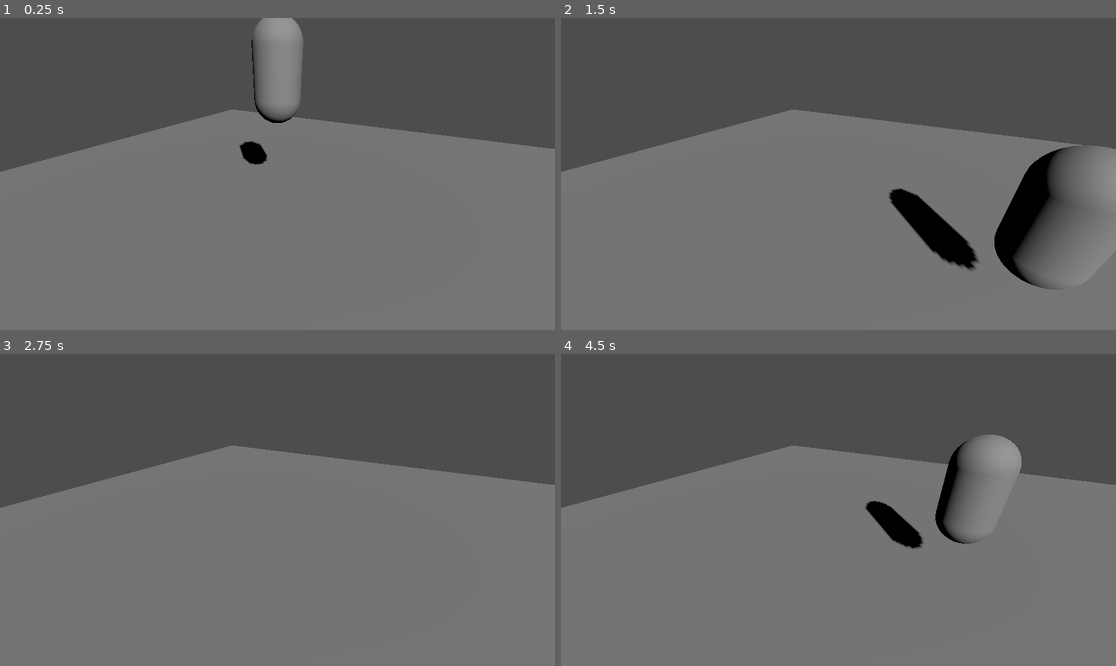
Above: before the commit, frames 1-4 (two rows, left to right).
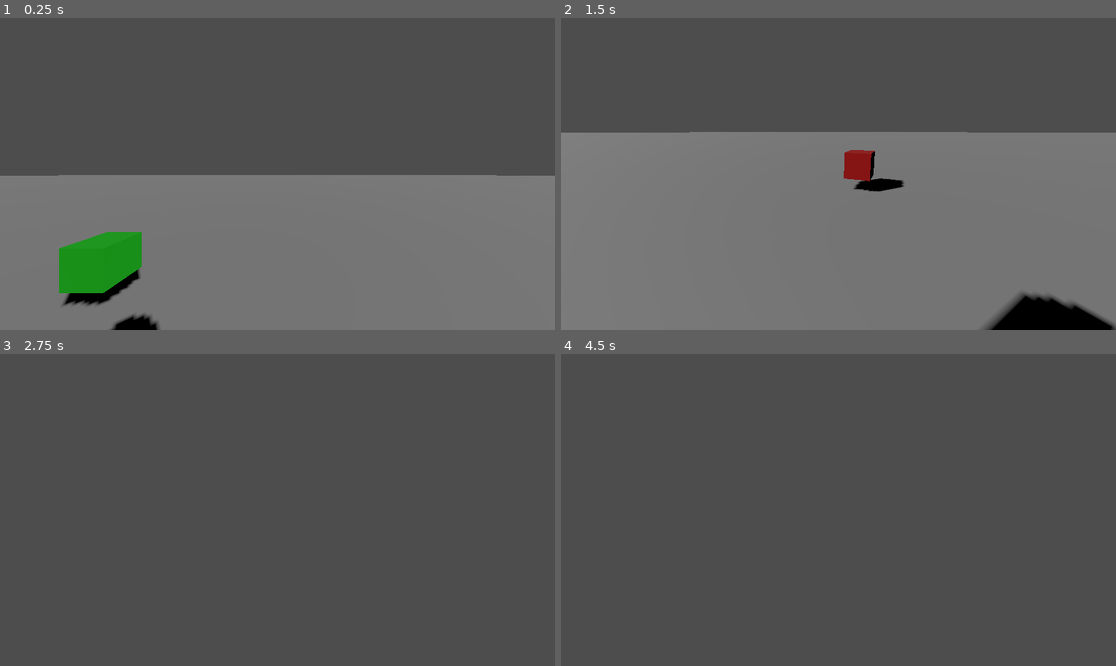
Above: after the commit, the same moments.

Repository: AlexandrBratslavskyy/Looter_Shooter
Game: Godot game, scene res://World/main.tscn
Same seed, same stepped clock (60 frames per second), same inputs: the game is played once before the commit and once after it. Before the commit the project starts from res://main.tscn.
Inputs (mouse positions are in pixels of both pictures, inside the frame that each line leads up to):
- Up to frame 1 (0.25 s): no input
- Up to frame 2 (1.5 s): tap Enter (ui_accept) at 0.5, 0.8, 1.35 s; move the mouse to (960, 158) at 0.52 s; hold D (moveRight) 0.53-1.28 s; right-click (960, 158) at 0.6 s; tap Space (Jump, bound only before the commit) at 0.77, 1.07 s; move the mouse to (727, 189) at 1.27 s; hold S (moveDown) from 1.28 s (still down)
- Up to frame 3 (2.75 s): tap Space (Jump, bound only before the commit) at 1.52, 1.82, 2.3 s; click (166, 525) at 1.55 s; move the mouse to (333, 441) at 2.02 s; release S (moveDown) at 2.03 s; hold D (moveRight) from 2.03 s (still down); click (333, 441) at 2.1 s
- Up to frame 4 (4.5 s): move the mouse to (810, 572) at 2.77 s; release D (moveRight) at 2.78 s; hold W (moveUp) 2.78-3.53 s; tap Space (Jump, bound only before the commit) at 2.85, 3.02, 3.32, 3.77, 4.07 s; right-click (810, 572) at 3.05 s; move the mouse to (1005, 556) at 3.52 s; hold A (moveLeft) from 3.53 s (still down); right-click (1005, 556) at 3.6 s; tap Enter (ui_accept) at 3.8, 4.35 s; tap Escape (escape, bound only after the commit) at 4.15 s; move the mouse to (672, 463) at 4.27 s

The runs differ from the first frame. In frame 1, 19% of the frame differs, in the area x 0-100%, y 0-100%; in frame 2, 12%; in frame 3, 63%; in frame 4, 63%, in the area x 0-100%, y 25-100%.

Commit message:
take damage bare bones

Diff:
--- /dev/null
+++ b/Enemy/Enemy.gd
@@ -0,0 +1,45 @@
+extends CharacterBody3D
+
+@export var health: Health
+
+const SPEED = 5.0
+const JUMP_VELOCITY = 4.5
+
+# Get the gravity from the project settings to be synced with RigidBody nodes.
+var gravity = ProjectSettings.get_setting("physics/3d/default_gravity")
+
+func _ready() -> void:
+	health.current_health.connect(change_health)
+	health.no_cur_health.connect(no_health)
+
+#func _physics_process(delta):
+#	# Add the gravity.
+#	if not is_on_floor():
+#		velocity.y -= gravity * delta
+#
+#	# Handle Jump.
+#	if Input.is_action_just_pressed("ui_accept") and is_on_floor():
+#		velocity.y = JUMP_VELOCITY
+#
+#	# Get the input direction and handle the movement/deceleration.
+#	# As good practice, you should replace UI actions with custom gameplay actions.
+#	var input_dir = Input.get_vector("ui_left", "ui_right", "ui_up", "ui_down")
+#	var direction = (transform.basis * Vector3(input_dir.x, 0, input_dir.y)).normalized()
+#	if direction:
+#		velocity.x = direction.x * SPEED
+#		velocity.z = direction.z * SPEED
+#	else:
+#		velocity.x = move_toward(velocity.x, 0, SPEED)
+#		velocity.z = move_toward(velocity.z, 0, SPEED)
+
+#	move_and_slide()
+
+func take_damage() -> void:
+	print("enemy")
+	health.decrease_health()
+
+func change_health(value: int) -> void:
+	print(value)
+
+func no_health() -> void:
+	print("dead")
--- /dev/null
+++ b/Enemy/Enemy.tscn
@@ -0,0 +1,18 @@
+[gd_scene load_steps=5 format=3 uid="uid://q2f1bk7sjli4"]
+
+[ext_resource type="Script" path="res://Enemy/Enemy.gd" id="1_fc5m1"]
+[ext_resource type="Resource" uid="uid://celhuhrbhc3hk" path="res://Enemy/EnemyHealth.tres" id="2_do5bk"]
+
+[sub_resource type="CapsuleMesh" id="CapsuleMesh_nmuqd"]
+
+[sub_resource type="CapsuleShape3D" id="CapsuleShape3D_alcry"]
+
+[node name="Enemy" type="CharacterBody3D"]
+script = ExtResource("1_fc5m1")
+health = ExtResource("2_do5bk")
+
+[node name="MeshInstance3D" type="MeshInstance3D" parent="."]
+mesh = SubResource("CapsuleMesh_nmuqd")
+
+[node name="CollisionShape3D" type="CollisionShape3D" parent="."]
+shape = SubResource("CapsuleShape3D_alcry")
--- /dev/null
+++ b/Enemy/EnemyHealth.tres
@@ -0,0 +1,7 @@
+[gd_resource type="Resource" script_class="Health" load_steps=2 format=3 uid="uid://celhuhrbhc3hk"]
+
+[ext_resource type="Script" path="res://Stats/Health.gd" id="1_lpv0k"]
+
+[resource]
+script = ExtResource("1_lpv0k")
+max_health = 5
--- /dev/null
+++ b/Environment/Box.gd
@@ -0,0 +1,23 @@
+@tool
+extends StaticBody3D
+
+@onready var shader: ShaderMaterial = $MeshInstance3D.get_active_material(0)
+@export_color_no_alpha var color: Color:
+	set(value):
+		color = value
+		if Engine.is_editor_hint():
+			_update_mesh()
+
+# Called when the node enters the scene tree for the first time.
+func _ready() -> void:
+	_update_mesh()
+
+# Called every frame. 'delta' is the elapsed time since the previous frame.
+func _process(delta) -> void:
+	pass
+
+func _update_mesh() -> void:
+	shader.set_shader_parameter("color", color)
+
+func take_damage() -> void:
+	print("box " + color.to_html())
--- /dev/null
+++ b/Environment/Box.gdshader
@@ -0,0 +1,7 @@
+shader_type spatial;
+
+uniform vec3 color: source_color;
+
+void fragment() {
+	ALBEDO = color;
+}
--- /dev/null
+++ b/Environment/Box.tscn
@@ -0,0 +1,26 @@
+[gd_scene load_steps=6 format=3 uid="uid://rakycqc547mp"]
+
+[ext_resource type="Script" path="res://Environment/Box.gd" id="1_61b71"]
+[ext_resource type="Shader" path="res://Environment/Box.gdshader" id="1_sqj0o"]
+
+[sub_resource type="BoxShape3D" id="BoxShape3D_mgs5i"]
+
+[sub_resource type="ShaderMaterial" id="ShaderMaterial_73nhv"]
+resource_local_to_scene = true
+render_priority = 0
+shader = ExtResource("1_sqj0o")
+shader_parameter/color = Color(0, 0, 0, 1)
+
+[sub_resource type="BoxMesh" id="BoxMesh_55fw2"]
+resource_local_to_scene = true
+material = SubResource("ShaderMaterial_73nhv")
+
+[node name="Box" type="StaticBody3D"]
+script = ExtResource("1_61b71")
+
+[node name="CollisionShape3D" type="CollisionShape3D" parent="."]
+shape = SubResource("BoxShape3D_mgs5i")
+
+[node name="MeshInstance3D" type="MeshInstance3D" parent="."]
+mesh = SubResource("BoxMesh_55fw2")
+skeleton = NodePath("")
--- a/ground.tscn
+++ b/Environment/Ground.tscn
@@ -3,9 +3,9 @@
 [sub_resource type="WorldBoundaryShape3D" id="WorldBoundaryShape3D_y5sdi"]
 
 [sub_resource type="PlaneMesh" id="PlaneMesh_pkp0k"]
+size = Vector2(1000, 1000)
 
 [node name="Ground" type="StaticBody3D"]
-transform = Transform3D(1, 0, 0, 0, 1, 0, 0, 0, 1, 0, -1, 0)
 metadata/_edit_lock_ = true
 
 [node name="GroundCollision" type="CollisionShape3D" parent="."]
--- /dev/null
+++ b/Player/PlayerCharacter.tscn
@@ -0,0 +1,28 @@
+[gd_scene load_steps=5 format=3 uid="uid://b6lp1n5k0j1pq"]
+
+[ext_resource type="Script" path="res://Player/PlayerMovement.gd" id="1_am1nk"]
+[ext_resource type="Resource" uid="uid://c2wk57ibfljg8" path="res://Player/PlayerHealth.tres" id="2_hjpwy"]
+
+[sub_resource type="CapsuleShape3D" id="CapsuleShape3D_hu3e2"]
+
+[sub_resource type="CapsuleMesh" id="CapsuleMesh_majw2"]
+
+[node name="Player" type="CharacterBody3D"]
+script = ExtResource("1_am1nk")
+health = ExtResource("2_hjpwy")
+
+[node name="Shape" type="CollisionShape3D" parent="."]
+shape = SubResource("CapsuleShape3D_hu3e2")
+
+[node name="Mesh" type="MeshInstance3D" parent="."]
+mesh = SubResource("CapsuleMesh_majw2")
+
+[node name="Head" type="Node3D" parent="."]
+transform = Transform3D(1, 0, 0, 0, 1, 0, 0, 0, 1, 0, 0.5, 0)
+
+[node name="Camera" type="Camera3D" parent="Head"]
+cull_mask = 1
+fov = 90.0
+
+[node name="RayCast3D" type="RayCast3D" parent="Head/Camera"]
+target_position = Vector3(0, 0, -60)
--- /dev/null
+++ b/Player/PlayerHealth.tres
@@ -0,0 +1,7 @@
+[gd_resource type="Resource" script_class="Health" load_steps=2 format=3 uid="uid://c2wk57ibfljg8"]
+
+[ext_resource type="Script" path="res://Stats/Health.gd" id="1_iplkr"]
+
+[resource]
+script = ExtResource("1_iplkr")
+max_health = 11
--- /dev/null
+++ b/Player/PlayerMovement.gd
@@ -0,0 +1,70 @@
+extends CharacterBody3D
+
+@onready var cam: Camera3D = $Head/Camera
+@onready var gunRay: RayCast3D = $Head/Camera/RayCast3D
+
+@export var health: Health
+
+var mouseSensibility = 120
+var mouse_relative_x = 0
+var mouse_relative_y = 0
+const SPEED = 5.0
+const JUMP_VELOCITY = 4.5
+
+# Get the gravity from the project settings to be synced with RigidBody nodes.
+var gravity = ProjectSettings.get_setting("physics/3d/default_gravity")
+
+# Called when the node enters the scene tree for the first time.
+func _ready() -> void:
+	# Captures mouse
+	Input.mouse_mode = Input.MOUSE_MODE_CAPTURED
+	gunRay.add_exception(self)
+	print(health.cur_health)
+
+# Called every frame. 'delta' is the elapsed time since the previous frame.
+func _process(delta) -> void:
+	# Release mouse to escape
+	if Input.is_action_just_pressed("escape"):
+		Input.mouse_mode = Input.MOUSE_MODE_VISIBLE
+
+
+func _physics_process(delta) -> void:
+	# Add the gravity.
+	if not is_on_floor():
+		velocity.y -= gravity * delta
+
+	# Handle Jump.
+	if Input.is_action_just_pressed("jump") and is_on_floor():
+		velocity.y = JUMP_VELOCITY
+
+	# Handle Shooting
+	if Input.is_action_just_pressed("shoot"):
+		shoot()
+
+	# Get the input direction and handle the movement/deceleration.
+	var input_dir = Input.get_vector("moveLeft", "moveRight", "moveUp", "moveDown")
+	var direction = (transform.basis * Vector3(input_dir.x, 0, input_dir.y)).normalized()
+	if direction:
+		velocity.x = direction.x * SPEED
+		velocity.z = direction.z * SPEED
+	else:
+		velocity.x = move_toward(velocity.x, 0, SPEED)
+		velocity.z = move_toward(velocity.z, 0, SPEED)
+
+	move_and_slide()
+
+func _input(event) -> void:
+	if event is InputEventMouseMotion:
+		rotation.y -= event.relative.x / mouseSensibility
+		cam.rotation.x -= event.relative.y / mouseSensibility
+		cam.rotation.x = clamp(cam.rotation.x, deg_to_rad(-90), deg_to_rad(90) )
+		mouse_relative_x = clamp(event.relative.x, -50, 50)
+		mouse_relative_y = clamp(event.relative.y, -50, 10)
+
+func shoot() -> void:
+	if not gunRay.is_colliding():
+		return
+	var cl := gunRay.get_collider()
+
+	if cl.has_method("take_damage"):
+		cl.take_damage()
--- a/PlayerCharacter.tscn
+++ /dev/null
@@ -1,17 +0,0 @@
-[gd_scene load_steps=4 format=3 uid="uid://ccg7fo0alao1p"]
-
-[ext_resource type="Script" path="res://PlayerMovement.gd" id="1_mtops"]
-
-[sub_resource type="CapsuleShape3D" id="CapsuleShape3D_hu3e2"]
-
-[sub_resource type="CapsuleMesh" id="CapsuleMesh_majw2"]
-
-[node name="Player" type="CharacterBody3D"]
-transform = Transform3D(1, 0, 0, 0, 1, 0, 0, 0, 1, 0, 2.67887, 0)
-script = ExtResource("1_mtops")
-
-[node name="CollisionShape3D" type="CollisionShape3D" parent="."]
-shape = SubResource("CapsuleShape3D_hu3e2")
-
-[node name="MeshInstance3D" type="MeshInstance3D" parent="."]
-mesh = SubResource("CapsuleMesh_majw2")
--- a/PlayerMovement.gd
+++ /dev/null
@@ -1,40 +0,0 @@
-extends CharacterBody3D
-
-var mouseSensibility = 1200
-var mouse_relative_x = 0
-var mouse_relative_y = 0
-const SPEED = 5.0
-const JUMP_VELOCITY = 4.5
-
-# Get the gravity from the project settings to be synced with RigidBody nodes.
-var gravity = ProjectSettings.get_setting("physics/3d/default_gravity")
-
-# Called when the node enters the scene tree for the first time.
-func _ready():
-	pass # Replace with function body.
-
-# Called every frame. 'delta' is the elapsed time since the previous frame.
-#func _process(delta):
-func _physics_process(delta):
-	# Add the gravity.
-	if not is_on_floor():
-		velocity.y -= gravity * delta
-
-	# Handle Jump.
-	if Input.is_action_just_pressed("Jump") and is_on_floor():
-		velocity.y = JUMP_VELOCITY
-	# Handle Shooting
-	if Input.is_action_just_pressed("Shoot"):
-		print("bang")
-		# shoot()
-	# Get the input direction and handle the movement/deceleration.
-	var input_dir = Input.get_vector("moveLeft", "moveRight", "moveUp", "moveDown")
-	var direction = (transform.basis * Vector3(input_dir.x, 0, input_dir.y)).normalized()
-	if direction:
-		velocity.x = direction.x * SPEED
-		velocity.z = direction.z * SPEED
-	else:
-		velocity.x = move_toward(velocity.x, 0, SPEED)
-		velocity.z = move_toward(velocity.z, 0, SPEED)
-
-	move_and_slide()
--- /dev/null
+++ b/Stats/Health.gd
@@ -0,0 +1,28 @@
+extends Resource
+class_name Health
+
+var cur_health : int
+@export var max_health: int = 10:
+	set(value):
+		max_health = value
+		cur_health = value
+
+signal current_health(value) # only useful for health change and not to indicate damage
+
+# damage vs healing (signal very up health)
+signal down_health
+signal up_health
+
+# % amount of health
+signal low_health
+signal no_cur_health
+
+func decrease_health(value : int = 1) -> void:
+	cur_health -= value
+	current_health.emit(cur_health)
+	if cur_health <= 0:
+		no_cur_health.emit()
+
+func increase_health(value : int = 1) -> void:
+	cur_health += value
+	current_health.emit(cur_health)
--- /dev/null
+++ b/World/main.tscn
@@ -0,0 +1,33 @@
+[gd_scene load_steps=5 format=3 uid="uid://dccg1d3ajm4d5"]
+
+[ext_resource type="PackedScene" uid="uid://bysdjbkmt1ep1" path="res://Environment/Ground.tscn" id="1_lsd45"]
+[ext_resource type="PackedScene" uid="uid://b6lp1n5k0j1pq" path="res://Player/PlayerCharacter.tscn" id="2_spslo"]
+[ext_resource type="PackedScene" uid="uid://rakycqc547mp" path="res://Environment/Box.tscn" id="3_kkdj3"]
+[ext_resource type="PackedScene" uid="uid://q2f1bk7sjli4" path="res://Enemy/Enemy.tscn" id="4_pdw8d"]
+
+[node name="Main" type="Node3D"]
+
+[node name="DirectionalLight3D" type="DirectionalLight3D" parent="."]
+transform = Transform3D(0.714794, -0.4232, 0.55675, -0.000810836, 0.795612, 0.605806, -0.699334, -0.433478, 0.568356, 0, 0, 0)
+shadow_enabled = true
+
+[node name="Ground" parent="." instance=ExtResource("1_lsd45")]
+transform = Transform3D(1, 0, 0, 0, 1, 0, 0, 0, 1, 0, -1, 0)
+
+[node name="Player" parent="." instance=ExtResource("2_spslo")]
+transform = Transform3D(1, 0, 0, 0, 1, 0, 0, 0, 1, 0, 2, 0)
+
+[node name="Box" parent="." instance=ExtResource("3_kkdj3")]
+transform = Transform3D(1, 0, 0, 0, 1, 0, 0, 0, 1, -7, 0, 4)
+color = Color(0.670588, 0, 0, 1)
+
+[node name="Box2" parent="." instance=ExtResource("3_kkdj3")]
+transform = Transform3D(1, 0, 0, 0, 1, 0, 0, 0, 1, -4.41051, 0, -4)
+color = Color(0, 0.721569, 0, 1)
+
+[node name="Box3" parent="." instance=ExtResource("3_kkdj3")]
+transform = Transform3D(1, 0, 0, 0, 1, 0, 0, 0, 1, 5.66081, -0.564067, 0.861566)
+color = Color(0, 0, 0.815686, 1)
+
+[node name="Enemy" parent="." instance=ExtResource("4_pdw8d")]
+transform = Transform3D(1, 0, 0, 0, 1, 0, 0, 0, 1, 3, 0, 13)
--- a/main.tscn
+++ /dev/null
@@ -1,22 +0,0 @@
-[gd_scene load_steps=3 format=3 uid="uid://dy3kxcasaevcu"]
-
-[ext_resource type="PackedScene" uid="uid://bysdjbkmt1ep1" path="res://ground.tscn" id="1_bvvr6"]
-[ext_resource type="PackedScene" uid="uid://ccg7fo0alao1p" path="res://PlayerCharacter.tscn" id="2_333a2"]
-
-[node name="Main" type="Node3D"]
-
-[node name="Ground" parent="." instance=ExtResource("1_bvvr6")]
-
-[node name="GroundMesh" parent="Ground" index="1"]
-transform = Transform3D(10, 0, 0, 0, 10, 0, 0, 0, 10, 0, 0, 0)
-
-[node name="DirectionalLight3D" type="DirectionalLight3D" parent="."]
-transform = Transform3D(0.714794, -0.4232, 0.55675, -0.000810836, 0.795612, 0.605806, -0.699334, -0.433478, 0.568356, 0, 0, 0)
-shadow_enabled = true
-
-[node name="Camera3D" type="Camera3D" parent="."]
-transform = Transform3D(0.877583, -0.229849, 0.420735, 0, 0.877583, 0.479426, -0.479426, -0.420736, 0.770151, 2.24074, 2.55331, 4.10165)
-
-[node name="RigidBody3D" parent="." instance=ExtResource("2_333a2")]
-
-[editable path="Ground"]
--- a/project.godot
+++ b/project.godot
@@ -11,7 +11,7 @@
 [application]
 
 config/name="Looter_Shooter"
-run/main_scene="res://main.tscn"
+run/main_scene="res://World/main.tscn"
 config/features=PackedStringArray("4.0", "Forward Plus")
 config/icon="res://icon.svg"
 
@@ -37,13 +37,20 @@
 "events": [Object(InputEventKey,"resource_local_to_scene":false,"resource_name":"","device":-1,"window_id":0,"alt_pressed":false,"shift_pressed":false,"ctrl_pressed":false,"meta_pressed":false,"pressed":false,"keycode":0,"physical_keycode":83,"key_label":0,"unicode":115,"echo":false,"script":null)
 ]
 }
-Jump={
+jump={
 "deadzone": 0.5,
 "events": [Object(InputEventKey,"resource_local_to_scene":false,"resource_name":"","device":-1,"window_id":0,"alt_pressed":false,"shift_pressed":false,"ctrl_pressed":false,"meta_pressed":false,"pressed":false,"keycode":0,"physical_keycode":32,"key_label":0,"unicode":32,"echo":false,"script":null)
 ]
 }
-Shoot={
+shoot={
 "deadzone": 0.5,
-"events": [Object(InputEventMouseButton,"resource_local_to_s …(202 unchanged characters)… ctor2(0, 0),"factor":1.0,"button_index":2,"pressed":false,"double_click":false,"script":null)
+"events": [Object(InputEventMouseButton,"resource_local_to_s …(202 unchanged characters)… ctor2(0, 0),"factor":1.0,"button_index":1,"pressed":false,"double_click":false,"script":null)
 ]
 }
+escape={
+"deadzone": 0.5,
+"events": [Object(InputEventKey,"resource_local_to_scene":false,"resource_name":"","device":-1,"window_id":0,"alt_pressed":false,"shift_pressed":false,"ctrl_pressed":false,"meta_pressed":false,"pressed":false,"keycode":0,"physical_keycode":4194305,"key_label":0,"unicode":0,"echo":false,"script":null)
+, Object(InputEventKey,"resource_local_to_scene":false,"resource_name":"","device":-1,"window_id":0,"alt_pressed":false,"shift_pressed":false,"ctrl_pressed":false,"meta_pressed":false,"pressed":false,"keycode":0,"physical_keycode":4194308,"key_label":0,"unicode":0,"echo":false,"script":null)
+, Object(InputEventKey,"resource_local_to_scene":false,"resource_name":"","device":-1,"window_id":0,"alt_pressed":false,"shift_pressed":false,"ctrl_pressed":false,"meta_pressed":false,"pressed":false,"keycode":0,"physical_keycode":4194312,"key_label":0,"unicode":0,"echo":false,"script":null)
+]
+}
